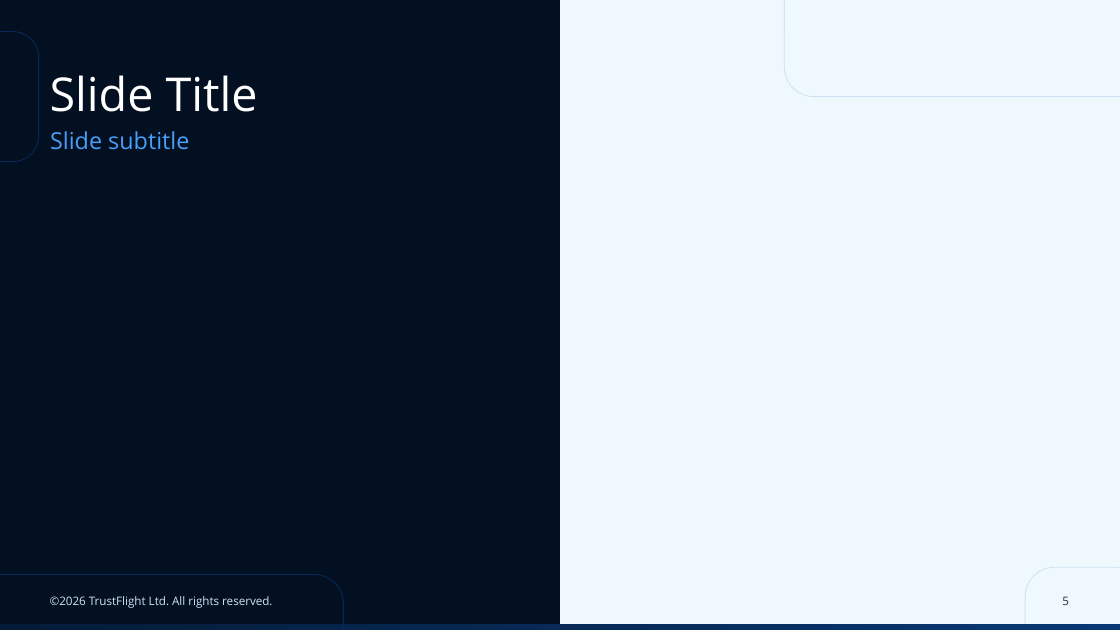
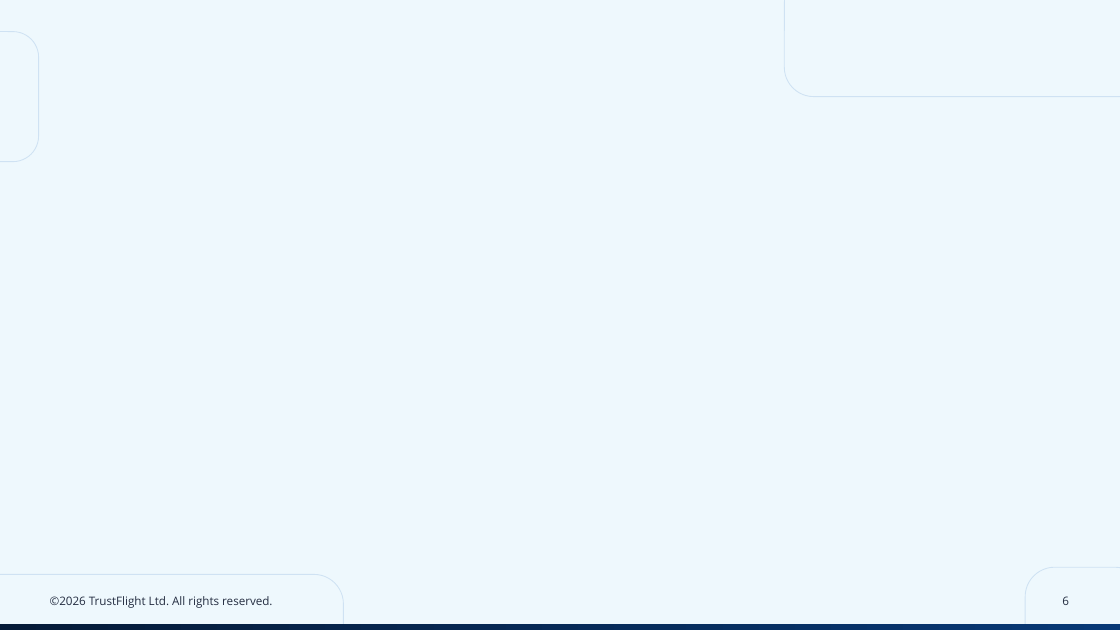
Before and after one commit to tf-alexc/Branding, a slide deck: slide 6 of skills/deck-builder/templates/Baines Simmons - Basic Presentation Template.pptx (slide 5 before the commit). Drawn at 1120x630 pixels with LibreOffice and Linux fonts; fonts in the diff are those of the drawing; background and template pictures are left out. Boxes give left, top, right and bottom in pixels: in the first picture for what was removed or moved away, otherwise in the second. Text is boxed around its words. In the diff, an @@ line names an element or a change of style, - is before the commit and + after.

```diff
--- a/skills/deck-builder/templates/Baines Simmons - Basic Presentation Template.pptx
+++ b/skills/deck-builder/templates/Baines Simmons - Basic Presentation Template.pptx
@@ rectangle removed at [0,0,560,630] @@
@@ rounded rectangle at [0,32,39,162]: outline #062955 0.75 pt to #CFE2F3 0.75 pt @@
@@ title removed at [50,75,258,112] @@
-Slide Title
@@ text removed at [50,131,189,150] @@
-Slide subtitle
@@ rounded rectangle at [0,575,344,630]: outline #062955 0.75 pt to #CFE2F3 0.75 pt @@
@@ text "©2026 TrustFlight Ltd. All rights ..." at [50,596,272,608]: text colour #CFE2F3 to #242D41 @@
@@ page number at [1062,596,1069,605]: text changed @@
-5
+6
```
Also in this commit, not shown: 3 other slides changed, 1 slide added, 2 slides removed, 3 other files.
